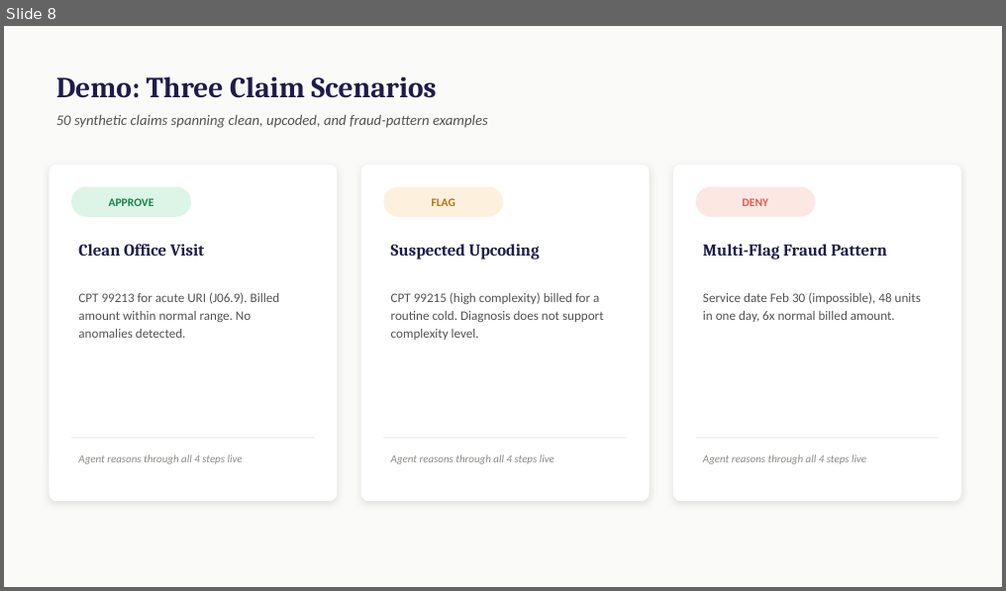
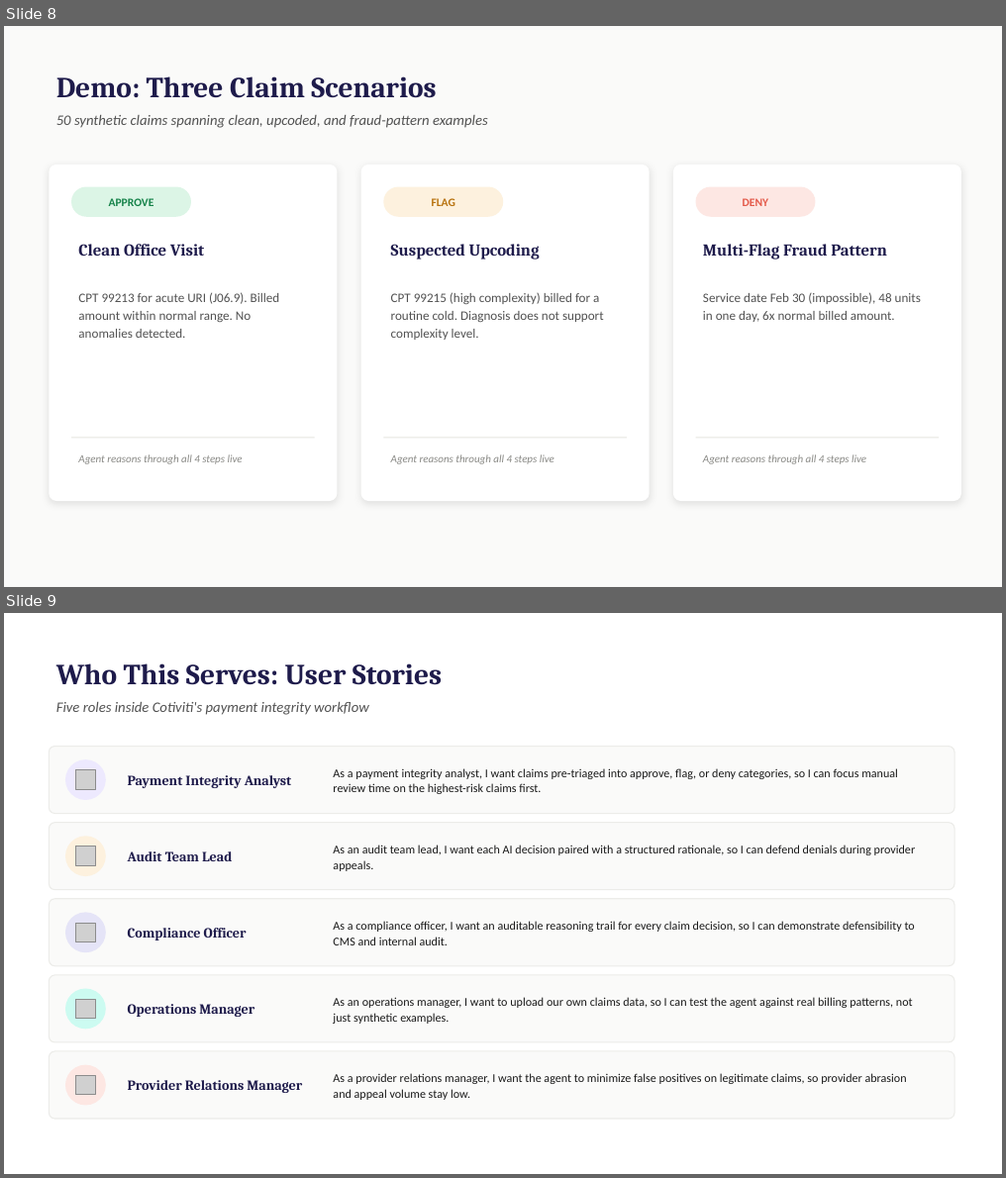
Before and after one commit to nandikat/Claims_audit_agent, a slide deck: Nandika Taneja Claims Audit Agent Presentation.pptx. Shown one above the other, each under a label of ours: slide 8 before the commit, slides 8 and 9 after it. The pictures are 1006x591 and 1006x1178 pixels, drawn with LibreOffice and Linux fonts; fonts in the diff are those of the drawing; grey boxes stand for pictures. Boxes give left, top, right and bottom in pixels: in the first picture for what was removed or moved away, otherwise in the second. Text is boxed around its words. In the diff, an @@ line names an element or a change of style, - is before the commit and + after.

Commit message:
claims audit agent presentation

```diff
--- a/Nandika Taneja Claims Audit Agent Presentation.pptx
+++ b/Nandika Taneja Claims Audit Agent Presentation.pptx
@@ slide 9 added at [4,613,1002,1174], background #FFFFFF @@
@@ text added at [56,663,442,685], 28 pt, text #1E1B4B, bold @@
+Who This Serves: User Stories
@@ text added at [56,702,369,715], 14 pt, text #525252, italic @@
+Five roles inside Cotiviti's payment integrity workflow
@@ rounded rectangle added at [49,747,954,814], fill #FAFAF9, outline #ECECE9 1 pt @@
@@ ellipse added at [65,760,106,800], fill #EDE9FE @@
@@ picture added at [76,770,95,789] @@
@@ text added at [128,775,292,788], 13.5 pt, text #1E1B4B, bold @@
+Payment Integrity Analyst
@@ text added at [333,768,898,794], 11.5 pt, text #1A1A1A @@
+As a payment integrity analyst, I want claims pre-triaged into approve, flag, or deny categories, so I can focus manual review time on the highest-risk claims first.
@@ rounded rectangle added at [49,823,954,890], fill #FAFAF9, outline #ECECE9 1 pt @@
@@ ellipse added at [65,836,106,876], fill #FDF1DE @@
@@ picture added at [76,847,95,866] @@
@@ text added at [333,845,916,871], 11.5 pt, text #1A1A1A @@
+As an audit team lead, I want each AI decision paired with a structured rationale, so I can defend denials during provider appeals.
@@ text added at [128,852,232,861], 13.5 pt, text #1E1B4B, bold @@
+Audit Team Lead
@@ rounded rectangle added at [49,899,954,966], fill #FAFAF9, outline #ECECE9 1 pt @@
@@ ellipse added at [65,912,106,953], fill #E5E4F7 @@
@@ picture added at [76,923,95,943] @@
@@ text added at [128,928,247,941], 13.5 pt, text #1E1B4B, bold @@
+Compliance Officer
@@ text added at [333,921,915,946], 11.5 pt, text #1A1A1A @@
+As a compliance officer, I want an auditable reasoning trail for every claim decision, so I can demonstrate defensibility to CMS and internal audit.
@@ rounded rectangle added at [49,975,954,1043], fill #FAFAF9, outline #ECECE9 1 pt @@
@@ ellipse added at [65,989,106,1029], fill #CCFBF1 @@
@@ text added at [333,997,913,1024], 11.5 pt, text #1A1A1A @@
+As an operations manager, I want to upload our own claims data, so I can test the agent against real billing patterns, not just synthetic examples.
@@ picture added at [76,999,95,1019] @@
@@ text added at [128,1004,254,1017], 13.5 pt, text #1E1B4B, bold @@
+Operations Manager
@@ rounded rectangle added at [49,1052,954,1119], fill #FAFAF9, outline #ECECE9 1 pt @@
@@ ellipse added at [65,1065,106,1106], fill #FDE7E3 @@
@@ picture added at [76,1075,95,1095] @@
@@ text added at [128,1080,302,1093], 13.5 pt, text #1E1B4B, bold @@
+Provider Relations Manager
@@ text added at [333,1073,907,1100], 11.5 pt, text #1A1A1A @@
+As a provider relations manager, I want the agent to minimize false positives on legitimate claims, so provider abrasion and appeal volume stay low.
```
Also in this commit, not shown: 1 other slide added.
